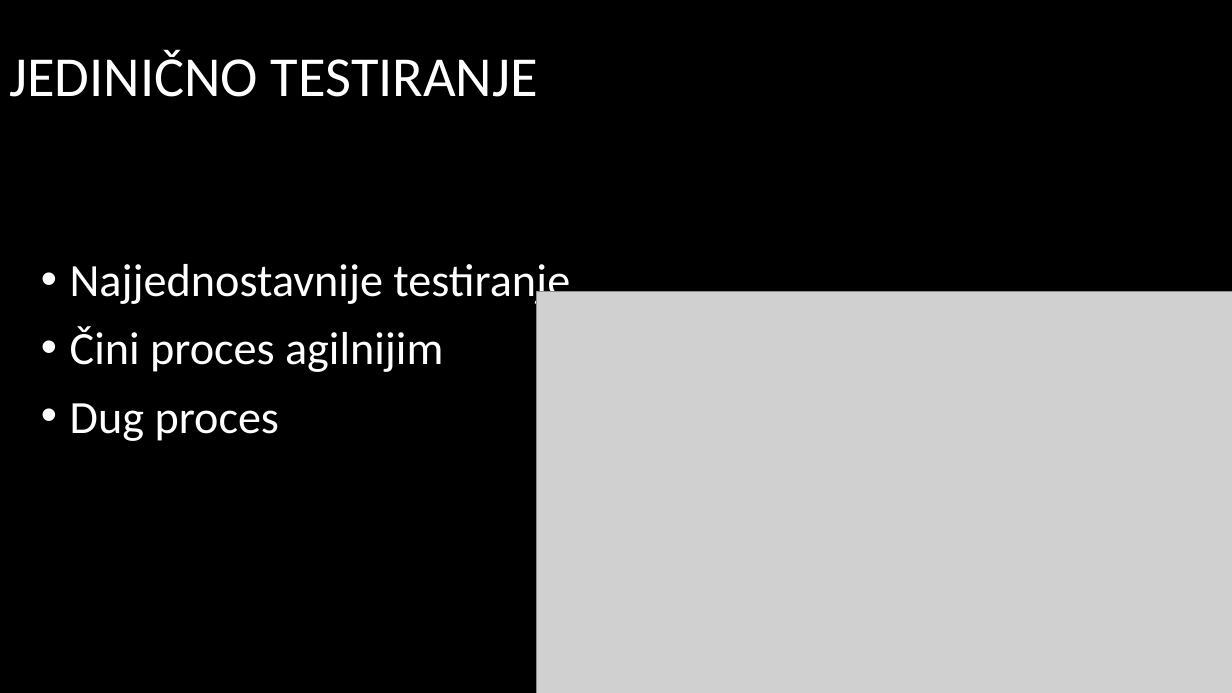
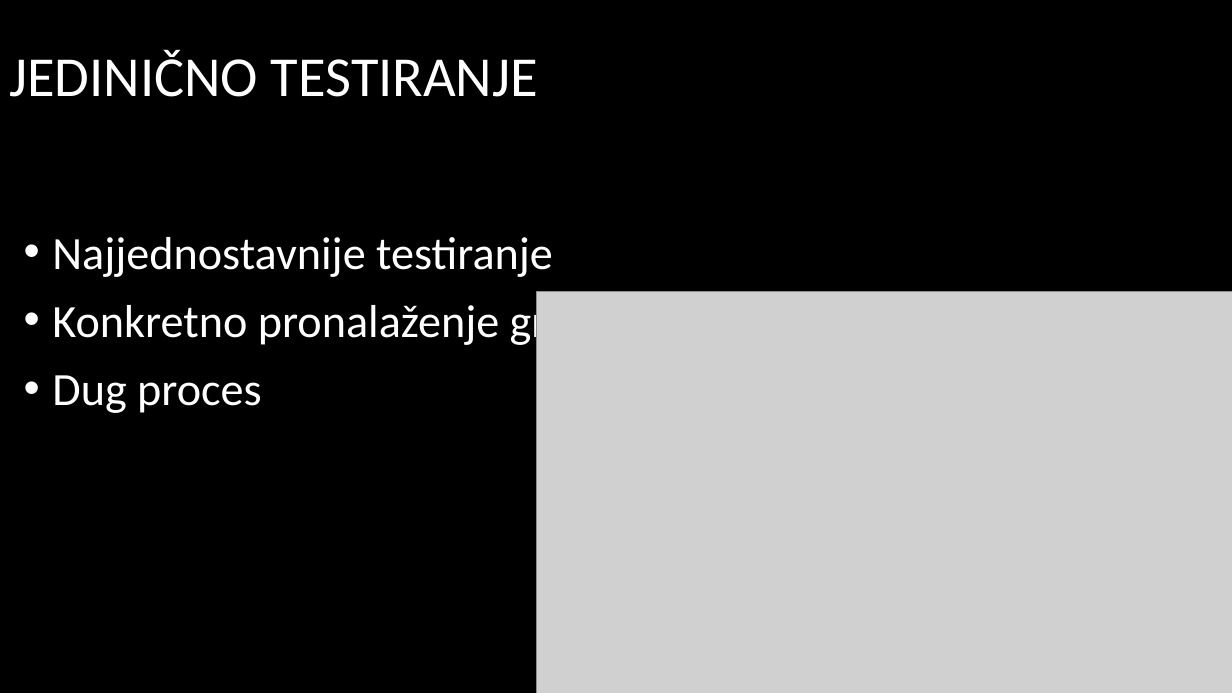
Before and after one commit to edin-3031/Diplomski_rad, a slide deck: slide 5 of Prezentacija/Dinamička verifikacija softvera - Prezentacija.pptx. Drawn at 1232x693 pixels with LibreOffice and Linux fonts; fonts in the diff are those of the drawing; grey boxes stand for pictures; background and template pictures are left out. Boxes give left, top, right and bottom in pixels: in the first picture for what was removed or moved away, otherwise in the second. Text is boxed around its words. In the diff, an @@ line names an element or a change of style, - is before the commit and + after.

```diff
--- a/Prezentacija/Dinamička verifikacija softvera - Prezentacija.pptx
+++ b/Prezentacija/Dinamička verifikacija softvera - Prezentacija.pptx
@@ text "Najjednostavnije testiranje": place and size @@
-text "Najjednostavnije testiranje" at [70, 264, 570, 441]
+text "Najjednostavnije testiranje" at [52, 237, 631, 413]
@@ text at [52, 298, 631, 348]: text changed @@
-• Čini proces agilnijim
+• Konkretno pronalaženje greške
```
Also in this commit, not shown: 2 other files.
